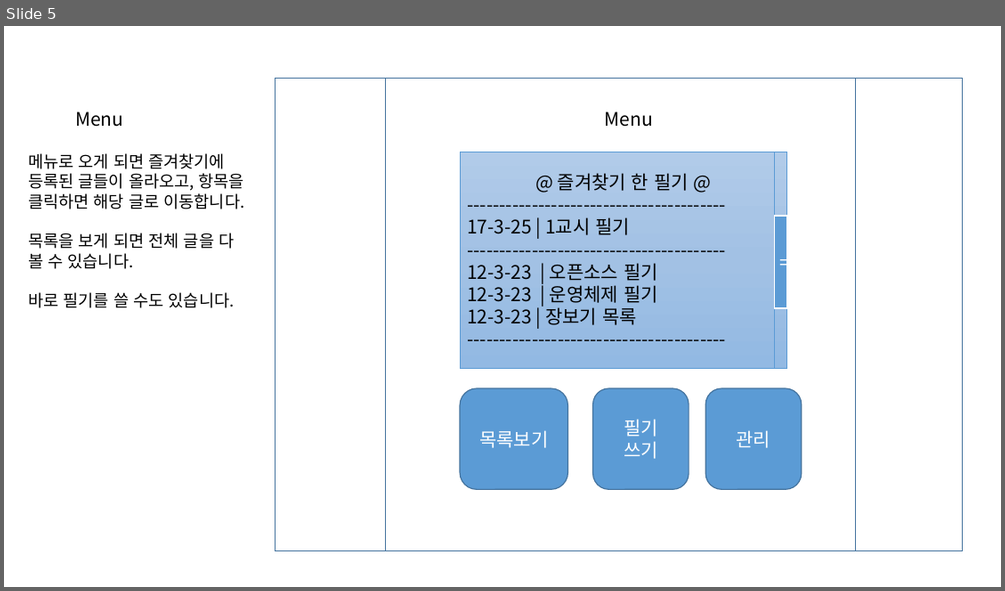
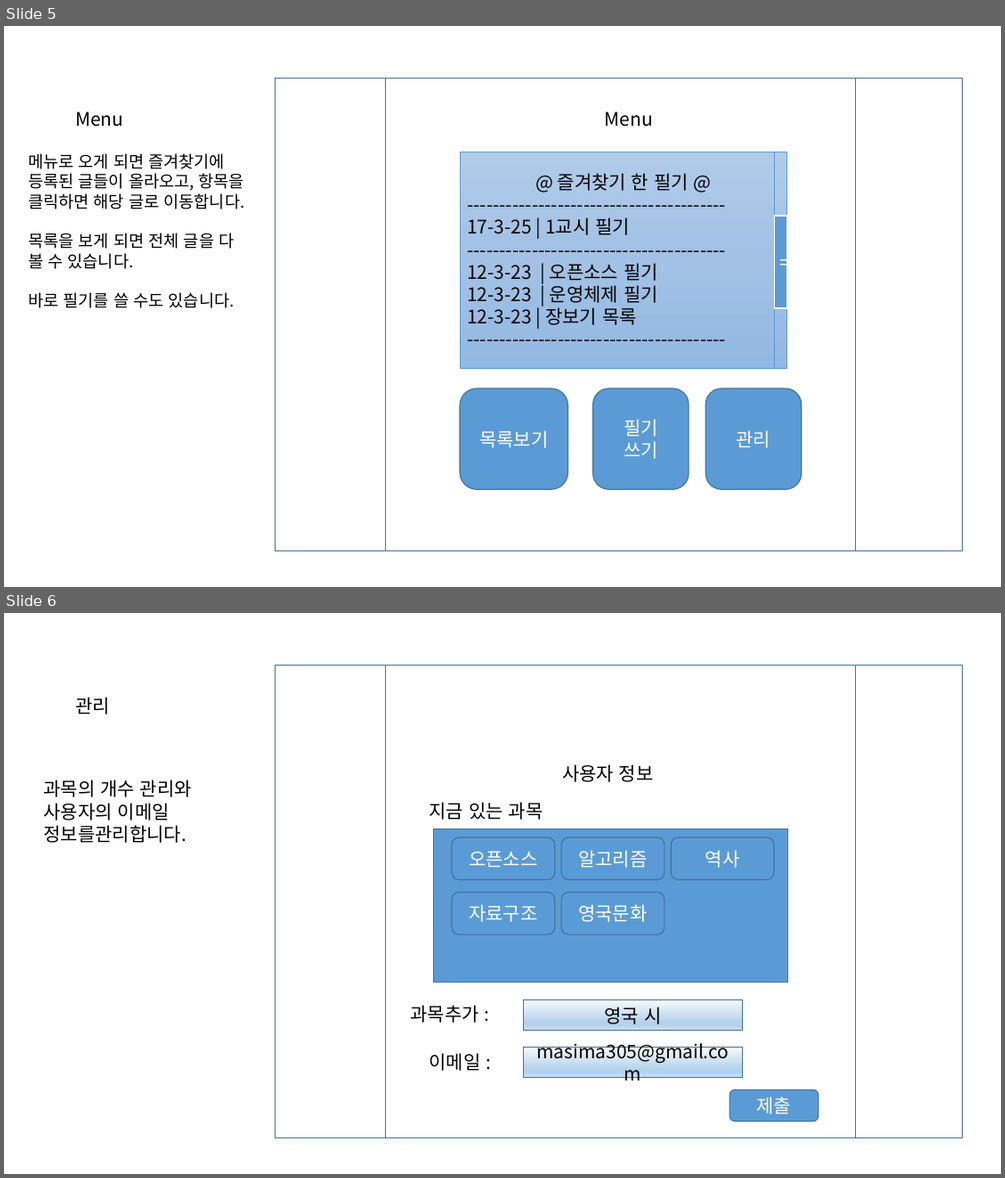
Before and after one commit to masima305/opensourceClass, a slide deck: project#1/메모장 기획.pptx. Shown one above the other, each under a label of ours: slide 5 before the commit, slides 5 and 6 after it. The pictures are 1005x591 and 1005x1178 pixels, drawn with LibreOffice and Linux fonts; fonts in the diff are those of the drawing. Boxes give left, top, right and bottom in pixels: in the first picture for what was removed or moved away, otherwise in the second. Text is boxed around its words. In the diff, an @@ line names an element or a change of style, - is before the commit and + after.

```diff
--- a/project#1/메모장 기획.pptx
+++ b/project#1/메모장 기획.pptx
@@ slide 6 added at (4,613,1001,1174), background #FFFFFF @@
@@ text added at (75,697,110,714), 18 pt, text #000000 @@
+관리
@@ text added at (44,779,192,843), 18 pt, text #000000 @@
+과목의 개수 관리와
+사용자의 이메일 정보를관리합니다.
@@ group added at (275,666,963,1137): 6 rounded rectangles, 5 rectangles, 4 texts @@
+사용자 정보
+과목추가 :
+이메일 :
+영국 시
+masima305@gmail.com
+지금 있는 과목
+오픈소스
+자료구조
+알고리즘
+영국문화
+역사
+제출
```
Also in this commit, not shown: 7 slides changed, 1 other slide added.
